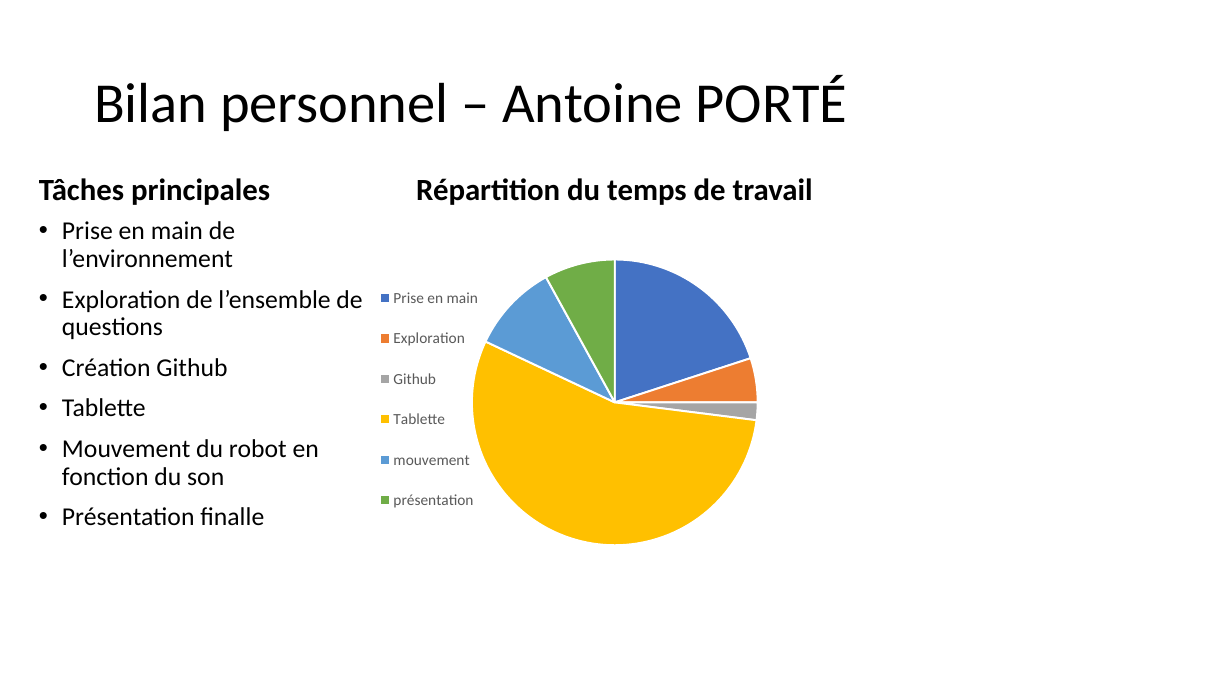
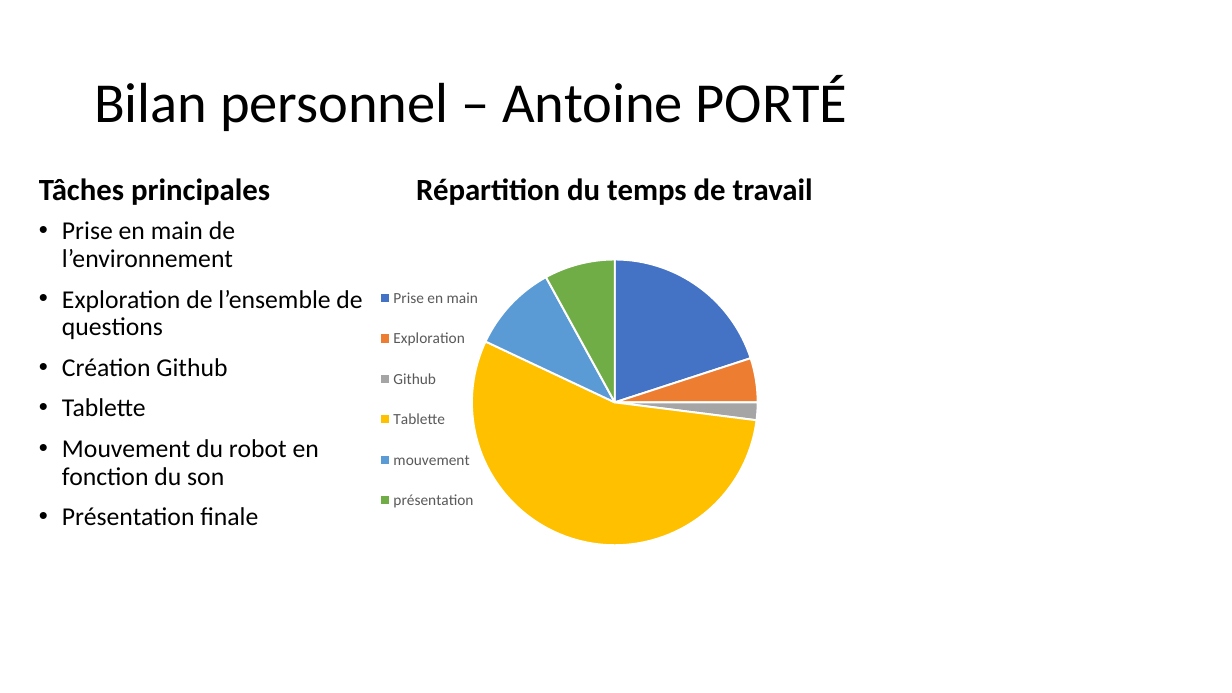
Before and after one commit to PorteAntoine/IHM_PEPPER_CPE2017, a slide deck: slide 22 of Rapport/Diapo_ihm_pepper.pptx. Drawn at 1232x693 pixels with LibreOffice and Linux fonts; fonts in the diff are those of the drawing; background and template pictures are left out. Boxes give left, top, right and bottom in pixels: in the first picture for what was removed or moved away, otherwise in the second. Text is boxed around its words. In the diff, an @@ line names an element or a change of style, - is before the commit and + after.

```diff
--- a/Rapport/Diapo_ihm_pepper.pptx
+++ b/Rapport/Diapo_ihm_pepper.pptx
@@ text at box(62, 507, 258, 526): text changed @@
-• Présentation finalle
+• Présentation finale
```
Also in this commit, not shown: 9 other slides changed, 3 slides added, 1 slide removed.
